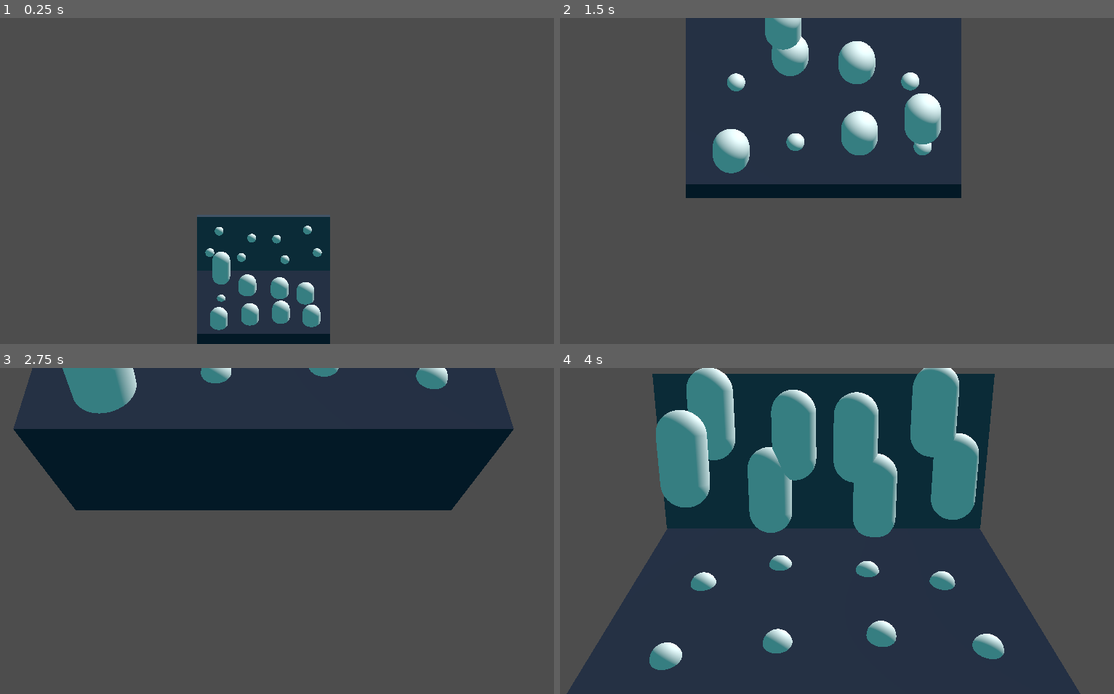
Above: before the commit, frames 1-4 (two rows, left to right).
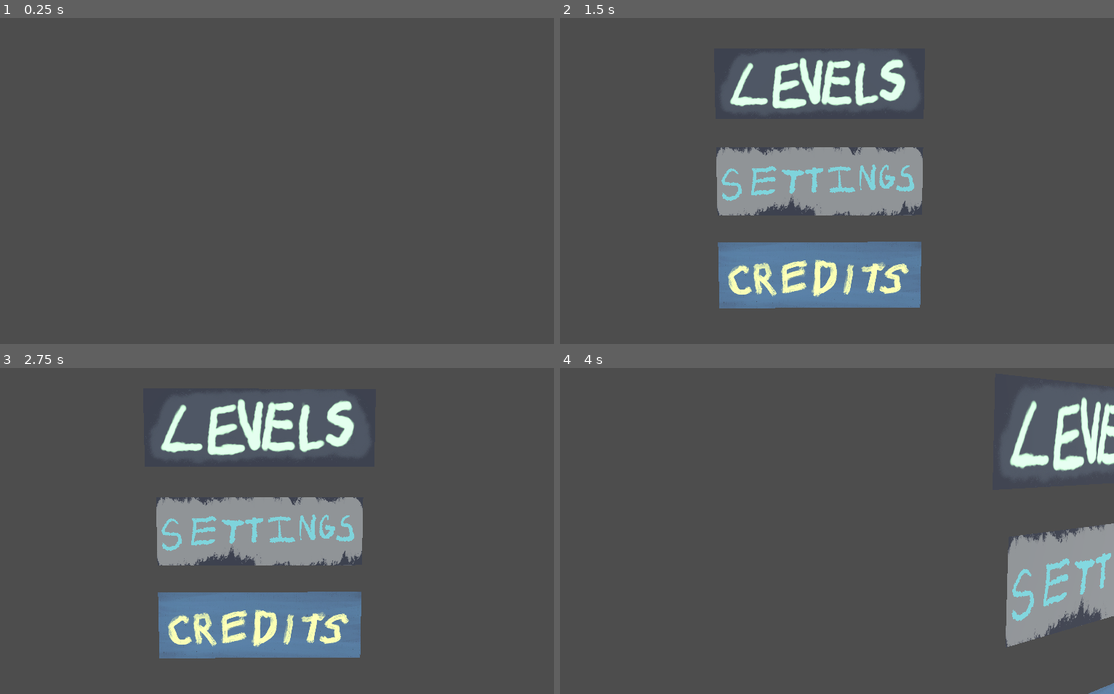
Above: after the commit, the same moments.

Repository: Wake1st/GomiMoni
Game: Godot game, scene res://testing/systems/test_staging_system.tscn
The game is run twice, just before and just after one commit, with the same random seed, the same clock (stepped at 60 frames per second) and the same inputs. The project has no main scene, so this scene is started directly.
Inputs (mouse positions are in pixels of both pictures, inside the frame that each line leads up to):
- Up to frame 1 (0.25 s): no input
- Up to frame 2 (1.5 s): tap Enter (ui_accept) at 0.5, 0.77, 1.07 s; move the mouse to (953, 164) at 0.52 s; hold Right (ui_right) 0.53-1.28 s; hold R 0.53-1.28 s; tap 1 at 0.8, 1.35 s; move the mouse to (709, 197) at 1.27 s; hold Down (ui_down) from 1.28 s (still down)
- Up to frame 3 (2.75 s): tap Enter (ui_accept) at 1.52, 1.82 s; tap 2 at 1.55 s; move the mouse to (321, 459) at 2.02 s; release Down (ui_down) at 2.03 s; hold Right (ui_right) from 2.03 s (still down); hold 2 from 2.03 s (still down); tap 3 at 2.3 s
- Up to frame 4 (4 s): move the mouse to (792, 596) at 2.77 s; release Right (ui_right) at 2.78 s; release 2 at 2.78 s; hold Up (ui_up) 2.78-3.53 s; tap 3 at 2.85 s; tap Enter (ui_accept) at 3.02, 3.05, 3.32 s; move the mouse to (997, 579) at 3.52 s; hold Left (ui_left) from 3.53 s (still down); hold Enter (ui_accept) from 3.53 s (still down); tap R at 3.8 s

The runs differ from the first frame. In frame 1, 9.5% of the frame differs, in the area x 35-60%, y 60-100%; in frame 2, 35%; in frame 3, 49%; in frame 4, 76%, in the area x 1-100%, y 0-100%.
Error before the commit: Invalid call. Nonexistent function 'run' in base 'Nil'. (res://common/level_container.gd:30)

Commit message:
connecting the staging system

Diff:
--- a/common/level_container.gd
+++ b/common/level_container.gd
@@ -2,8 +2,8 @@
 extends Node3D
 
 
+signal level_ready
 signal level_closed
-signal main_selected
 
 @onready var camera: LevelCamera = $LevelCamera
 
@@ -20,13 +20,14 @@
 	level = scene.instantiate()
 	add_child(level)
 	level.completed.connect(leave)
+	emit_signal("level_ready")
 
 
 func open() -> void:
 	camera.open_transition()
 
 
-func run(levelNumber: int = -1) -> void:
+func run() -> void:
 	level.run()
 
 
--- a/common/main_container.gd
+++ b/common/main_container.gd
@@ -6,16 +6,21 @@
 signal level_selection(number: int)
 
 @onready var levelSelector: LevelSelector = $LevelSelector
-@onready var selectorCamera: SelectorCamera = $SelectorCamera
-@onready var selectionCamera: Camera3D = %SelectionCamera
 @onready var mainSelector: MainSelector = $MainSelector
-@onready var cinemaGraph = $CinemaGraph
+@onready var cinemaGraph: CinemaGraph = $CinemaGraph
+@onready var liveCamera: LiveCamera = %LiveCamera
+@onready var rootCamera: Camera3D = %RootCamera
 
 
 func _ready():
 	levelSelector.setup(handle_level_selected)
 	mainSelector.setup(handle_main_selection)
-	selectorCamera.setup(selectionCamera)
+	liveCamera.setup(rootCamera)
+	liveCamera.transition_finished.connect(handle_transition_ended)
+
+
+func open() -> void:
+	liveCamera.open_transition()
 
 
 func run() -> void:
@@ -35,12 +40,17 @@
 
 func handle_level_selected(number: int) -> void:
 	# animate camera through tube
-	selectorCamera.close_transition()
+	liveCamera.close_transition()
+
+	# turn off the ui controls
+	UIController.isActive = false
 
 	# notify staging system for level loading
 	emit_signal("level_selection", number)
 
 
-func handle_transition_ended(_isOpen: bool) -> void:
-	if !_isOpen:
+func handle_transition_ended(isOpen: bool) -> void:
+	if isOpen:
+		run()
+	else:
 		emit_signal("main_closed")
--- a/common/main_container.tscn
+++ b/common/main_container.tscn
@@ -2,9 +2,9 @@
 
 [ext_resource type="Script" uid="uid://bdne33el3fdj8" path="res://common/main_container.gd" id="1_qk1cq"]
 [ext_resource type="PackedScene" uid="uid://kg0m54kenbg3" path="res://ui/level selection/level_selector.tscn" id="2_p1hlh"]
-[ext_resource type="PackedScene" uid="uid://c5kie8hxxn1og" path="res://systems/cinema/selector_camera.tscn" id="3_75d4h"]
 [ext_resource type="PackedScene" uid="uid://m480ad3c2gi1" path="res://systems/cinema/cinema_graph.tscn" id="3_p1hlh"]
 [ext_resource type="PackedScene" uid="uid://c3ocnr7g6di37" path="res://ui/main selection/main_selector.tscn" id="4_xjbkh"]
+[ext_resource type="PackedScene" uid="uid://dqxnxeaax2nlv" path="res://systems/cinema/live_camera.tscn" id="5_xjbkh"]
 
 [sub_resource type="Curve3D" id="Curve3D_75d4h"]
 _data = {
@@ -33,13 +33,10 @@
 [node name="LevelSelector" parent="." instance=ExtResource("2_p1hlh")]
 transform = Transform3D(-0.247405, -0.250773, 0.935897, 9.93977e-09, 0.965926, 0.258819, -0.968912, 0.0640331, -0.238975, -11.042, 1.35486, 4.93904)
 
-[node name="SelectorCamera" parent="." instance=ExtResource("3_75d4h")]
-transform = Transform3D(1, -2.98023e-08, -2.98023e-08, 0, 1, 0, 0, -7.45058e-09, 1, -8.85441, 2.38419e-07, 3.37923)
-
 [node name="MainSelector" parent="." instance=ExtResource("4_xjbkh")]
 transform = Transform3D(0.586372, -0.0381582, 0.809142, 0, 0.99889, 0.0471064, -0.810041, -0.0276219, 0.585721, -3.7813, 2.24657, -2.10447)
 
-[node name="CinemaGraph" parent="." node_paths=PackedStringArray("rootShot", "creditShot", "settingsShot", "selectionShot", "rootCreditPath", "rootSettingsPath", "rootSelectionPath") instance=ExtResource("3_p1hlh")]
+[node name="CinemaGraph" parent="." node_paths=PackedStringArray("rootShot", "creditShot", "settingsShot", "selectionShot", "rootCreditPath", "rootSettingsPath", "rootSelectionPath", "cameraBase", "liveCamera") instance=ExtResource("3_p1hlh")]
 rootShot = NodePath("RootCamera")
 creditShot = NodePath("CreditsCamera")
 settingsShot = NodePath("SettingsCamera")
@@ -47,8 +44,11 @@
 rootCreditPath = NodePath("RootCreditPath")
 rootSettingsPath = NodePath("RootSettingsPath")
 rootSelectionPath = NodePath("RootSelectionPath")
+cameraBase = NodePath("RootCreditPath/CameraBase")
+liveCamera = NodePath("RootCreditPath/CameraBase/LiveCamera")
 
 [node name="RootCamera" type="Camera3D" parent="CinemaGraph"]
+unique_name_in_owner = true
 transform = Transform3D(0.593208, -0.10664, 0.797955, 4.42676e-09, 0.991188, 0.132464, -0.805049, -0.0785787, 0.587981, 1.46704, 3.11834, 1.69597)
 fov = 40.0
 
@@ -64,7 +64,7 @@
 
 [node name="SelectionCamera" type="Camera3D" parent="CinemaGraph"]
 unique_name_in_owner = true
-transform = Transform3D(-0.248301, -0.250714, 0.935676, 2.03783e-09, 0.965926, 0.258819, -0.968683, 0.064265, -0.23984, -8.0287, 2.18153, 4.18534)
+transform = Transform3D(-0.191734, -0.243379, 0.950792, 0, 0.968765, 0.24798, -0.981447, 0.0475462, -0.185745, -7.42717, 2.25339, 3.92385)
 fov = 40.0
 size = 3.73155
 
@@ -74,11 +74,10 @@
 [node name="CameraBase" type="PathFollow3D" parent="CinemaGraph/RootCreditPath"]
 transform = Transform3D(0.341178, 0.593738, 0.728744, 2.98022e-08, 0.77526, -0.631638, -0.939995, 0.215502, 0.264503, 1.07045, 0.870932, 1.69541)
 
-[node name="LiveCamera" type="Camera3D" parent="CinemaGraph/RootCreditPath/CameraBase"]
-transform = Transform3D(0.973157, 0.0288252, -0.228346, 0.154546, 0.653352, 0.741116, 0.170553, -0.756508, 0.631356, 1.19209e-07, 1.74234, -1.41956)
+[node name="LiveCamera" parent="CinemaGraph/RootCreditPath/CameraBase" instance=ExtResource("5_xjbkh")]
+unique_name_in_owner = true
 current = true
 fov = 40.0
-size = 8.0
 
 [node name="RootSettingsPath" type="Path3D" parent="CinemaGraph"]
 curve = SubResource("Curve3D_xjbkh")
--- a/common/shop_container.gd
+++ b/common/shop_container.gd
@@ -2,33 +2,44 @@
 extends Node3D
 
 
-signal shop_closed
-signal main_selected
+signal shop_closed(option: ShopOption.OPTIONS)
 
 @onready var shop = $Shop
 @onready var camera: ShopCamera = $ShopCamera
+@onready var mainOption = $MainOption
+@onready var nextOption = $NextOption
+
+var nextScene: ShopOption.OPTIONS
 
 
 func _ready() -> void:
 	camera.transition_finished.connect(handle_camera_transition_finished)
+	mainOption.selected.connect(handle_option_selection)
+	nextOption.selected.connect(handle_option_selection)
 
 
 func open() -> void:
-	print("opening shop...")
 	camera.open_transition()
 
 
 func run() -> void:
-	print("running shop...")
+	UIController.isActive = true
 
 
 func close() -> void:
-	print("closing shop...")
+	UIController.isActive = false
+
 	camera.close_transition()
+
+
+func handle_option_selection(option: ShopOption.OPTIONS) -> void:
+	nextOption = option
+
+	close()
 
 
 func handle_camera_transition_finished(isOpen: bool) -> void:
 	if isOpen:
 		run()
 	else:
-		emit_signal("shop_closed")
+		emit_signal("shop_closed", nextOption)
--- a/common/shop_container.tscn
+++ b/common/shop_container.tscn
@@ -1,13 +1,25 @@
-[gd_scene load_steps=4 format=3 uid="uid://dayffnlewvx3w"]
+[gd_scene load_steps=7 format=3 uid="uid://dayffnlewvx3w"]
 
 [ext_resource type="Script" uid="uid://dy05sro2ws5n3" path="res://common/shop_container.gd" id="1_0wdwb"]
 [ext_resource type="PackedScene" uid="uid://dsknet41108fj" path="res://ui/shop/shop.tscn" id="2_nf1p8"]
 [ext_resource type="PackedScene" uid="uid://cj2o4yxu4n0fa" path="res://systems/cinema/shop_camera.tscn" id="3_3lbrx"]
+[ext_resource type="PackedScene" uid="uid://dn2yu3j7ummxe" path="res://ui/shop/shop_option.tscn" id="4_aot4u"]
+[ext_resource type="Texture2D" uid="uid://bvidioliq7y01" path="res://assets/images/shop icons/Main_Menu.png" id="5_1fphk"]
+[ext_resource type="Texture2D" uid="uid://kvgajfdovndp" path="res://assets/images/shop icons/Next_Level.png" id="6_cyou0"]
 
 [node name="ShopContainer" type="Node3D"]
 script = ExtResource("1_0wdwb")
 
 [node name="Shop" parent="." instance=ExtResource("2_nf1p8")]
-transform = Transform3D(3, 0, 0, 0, 3, 0, 0, 0, 3, 0, 0, -10)
+transform = Transform3D(3, 0, 0, 0, 3, 0, 0, 0, 3, 0, 0, -12.0754)
 
 [node name="ShopCamera" parent="." instance=ExtResource("3_3lbrx")]
+
+[node name="MainOption" parent="." instance=ExtResource("4_aot4u")]
+transform = Transform3D(1, 0, 0, 0, 0.953423, 0.301638, 0, -0.301638, 0.953423, -2, 3.292, -8.567)
+option = 1
+image = ExtResource("5_1fphk")
+
+[node name="NextOption" parent="." instance=ExtResource("4_aot4u")]
+transform = Transform3D(1, 0, 0, 0, 0.953423, 0.301638, 0, -0.301638, 0.953423, 2, 3.292, -8.567)
+image = ExtResource("6_cyou0")
--- a/levels/Level.gd
+++ b/levels/Level.gd
@@ -2,7 +2,7 @@
 extends Node3D
 
 
-signal completed(moni: float)
+signal completed
 
 @export var moni: float = 1
 @export var swapSystem: VehicleSwapSystem
@@ -38,4 +38,4 @@
 	VehicleController.isActive = false
 
 	# notify container
-	emit_signal("completed", moni)
+	emit_signal("completed")
--- a/levels/LevelList.gd
+++ b/levels/LevelList.gd
@@ -1,7 +1,7 @@
 class_name LevelList
 
 
-static var highestLevel: int = 0
+static var highestLevel: int = -1
 static var items: Dictionary = {
 	0: preload("res://levels/basics/gomi_to_hole.tscn"),
 	1: preload('res://levels/basics/slopes.tscn'),
--- a/systems/cinema/cinema_graph.gd
+++ b/systems/cinema/cinema_graph.gd
@@ -23,8 +23,8 @@
 @export var rootSettingsPath: Path3D
 @export var rootSelectionPath: Path3D
 
-@onready var camera_base: PathFollow3D = $RootCreditPath/CameraBase
-@onready var live_camera: Camera3D = $RootCreditPath/CameraBase/LiveCamera
+@export var cameraBase: PathFollow3D
+@export var liveCamera: LiveCamera
 
 var currentShot: CinemaGraph.STILLS
 var tween: Tween
@@ -43,9 +43,9 @@
 	selectionShot.visible = false
 
 	# match the live camera to the root camera
-	live_camera.global_position = rootShot.global_position
-	live_camera.fov = rootShot.fov
-	live_camera.global_basis = rootShot.global_basis
+	liveCamera.global_position = rootShot.global_position
+	liveCamera.fov = rootShot.fov
+	liveCamera.global_basis = rootShot.global_basis
 
 
 ## connect the end path nodes to the camera transforms
@@ -105,27 +105,27 @@
 
 func traverse(endShot: Camera3D, forward: bool, parent: Path3D = null) -> void:
 	if parent == null:
-		parent = camera_base.get_parent()
+		parent = cameraBase.get_parent()
 
-	if forward and parent != camera_base.get_parent():
-		camera_base.get_parent().remove_child(camera_base)
-		parent.add_child(camera_base)
+	if forward and parent != cameraBase.get_parent():
+		cameraBase.get_parent().remove_child(cameraBase)
+		parent.add_child(cameraBase)
 
 	# setup tween
 	tween = create_tween()
-	tween.set_parallel()
+	tween.set_parallel(true)
 
 	# move camera sled / base
 	var endRatio = 1.0 if forward else 0.0
-	tween.tween_property(camera_base, "progress_ratio", endRatio, transitionDuration)
+	tween.tween_property(cameraBase, "progress_ratio", endRatio, transitionDuration)
 
 	# look at target
-	var currentLook = live_camera.global_position - live_camera.global_basis.z
+	var currentLook = liveCamera.global_position - liveCamera.global_basis.z
 	var finalLook = endShot.global_position - endShot.basis.z
-	tween.tween_method(live_camera.look_at, currentLook, finalLook, lookDuration)
+	tween.tween_method(liveCamera.look_at, currentLook, finalLook, lookDuration)
 
 	# ensure the final basis is correct
-	tween.tween_property(live_camera, "global_basis", endShot.global_basis, transitionDuration)
+	tween.tween_property(liveCamera, "global_basis", endShot.global_basis, transitionDuration)
 
 	# reset to series
 	tween.set_parallel(false)
--- a/systems/cinema/level_camera.gd
+++ b/systems/cinema/level_camera.gd
@@ -21,9 +21,8 @@
 
 
 func _ready() -> void:
-	camera.current = true
-	camera.size = OPENED_SIZE
-	camera.position.z = OPENED_POSITION_Z
+	camera.size = CLOSED_SIZE
+	camera.position.z = CLOSED_POSITION_Z
 
 
 func _process(_delta):
--- /dev/null
+++ b/systems/cinema/live_camera.gd
@@ -0,0 +1,45 @@
+class_name LiveCamera
+extends Camera3D
+
+
+signal transition_finished(isOpen: bool)
+
+const CLOSE_ROTATION: Vector3 = Vector3(-PI/2, 0, 0)
+const DURATION: float = 1.2
+
+var openRotation: Vector3
+var rotationTween: Tween
+
+
+func setup(node: Node3D) -> void:
+	# match the live camera with it's setup
+	global_position = node.global_position
+	global_rotation = node.global_rotation
+	openRotation = rotation
+
+	# ready the camera to be opened
+	rotation.x = CLOSE_ROTATION.x
+
+
+func open_transition() -> void:
+	# first, ensure this is the live camera
+	current = true
+
+	# tween where the camera looks
+	rotationTween = create_tween()
+	rotationTween.tween_property(self, "rotation:x", openRotation.x, DURATION)
+	rotationTween.tween_callback(handle_transition_ended.bind(true))
+
+
+func close_transition() -> void:
+	# first, store the camera rotation for later
+	openRotation = rotation
+
+	# tween where the camera looks
+	rotationTween = create_tween()
+	rotationTween.tween_property(self, "rotation:x", CLOSE_ROTATION.x, DURATION)
+	rotationTween.tween_callback(handle_transition_ended.bind(false))
+
+
+func handle_transition_ended(isOpen: bool) -> void:
+	emit_signal("transition_finished", isOpen)
--- /dev/null
+++ b/systems/cinema/live_camera.tscn
@@ -0,0 +1,6 @@
+[gd_scene load_steps=2 format=3 uid="uid://dqxnxeaax2nlv"]
+
+[ext_resource type="Script" uid="uid://b1xenqbfbwcul" path="res://systems/cinema/live_camera.gd" id="1_wi2bd"]
+
+[node name="LiveCamera" type="Camera3D"]
+script = ExtResource("1_wi2bd")
--- a/systems/cinema/shop_camera.gd
+++ b/systems/cinema/shop_camera.gd
@@ -28,7 +28,6 @@
 
 
 func close_transition() -> void:
-	print("closing shop...")
 	# tween where the camera looks
 	rotationTween = create_tween()
 	rotationTween.tween_property(camera, "rotation:x", CLOSED_ROTATION_X, ROTATION_DURATION)
--- a/systems/staging_system.gd
+++ b/systems/staging_system.gd
@@ -5,22 +5,35 @@
 @onready var shopContainer: ShopContainer = $ShopContainer
 @onready var mainContainer: MainContainer = $MainContainer
 
+var isMainClosed: bool = false
+var isLevelReady: bool = false
+
 
 func _ready() -> void:
 	# connect container signals
+	mainContainer.level_selection.connect(handle_level_selection)
+	mainContainer.main_closed.connect(handle_main_closed)
+	levelContainer.level_ready.connect(handle_level_ready)
 	levelContainer.level_closed.connect(handle_level_closed)
 	shopContainer.shop_closed.connect(handle_shop_closed)
-	levelContainer.main_selected.connect(handle_main_selected)
-	shopContainer.main_selected.connect(handle_main_selected)
-	mainContainer.level_selection.connect(handle_level_selection)
 
 
-func setup(levelNumber: int = -1) -> void:
-	levelContainer.run(levelNumber)
+func setup() -> void:
+	mainContainer.open()
 
 
 func handle_level_selection(number: int) -> void:
 	levelContainer.setup(number)
+
+
+func handle_level_ready() -> void:
+	isLevelReady = true
+	check_to_launch_level()
+
+
+func handle_main_closed() -> void:
+	isMainClosed = true
+	check_to_launch_level()
 
 
 func handle_level_closed() -> void:
@@ -31,10 +44,18 @@
 	levelContainer.swap()
 
 
-func handle_shop_closed() -> void:
-	print("shop closed!")
-	levelContainer.open()
+func handle_shop_closed(option: ShopOption.OPTIONS) -> void:
+	match option:
+		ShopOption.OPTIONS.NEXT:
+			levelContainer.open()
+		ShopOption.OPTIONS.MAIN:
+			mainContainer.open()
 
 
-func handle_main_selected() -> void:
-	print("main selected")
+func check_to_launch_level() -> void:
+	if isLevelReady && isMainClosed:
+		levelContainer.open()
+
+		# reset checking values
+		isLevelReady = false
+		isMainClosed = false
--- a/systems/staging_system.tscn
+++ b/systems/staging_system.tscn
@@ -1,15 +1,9 @@
-[gd_scene load_steps=6 format=3 uid="uid://c2hl4snhbybv0"]
+[gd_scene load_steps=5 format=3 uid="uid://c2hl4snhbybv0"]
 
 [ext_resource type="Script" uid="uid://cu4omvjf0ib8i" path="res://systems/staging_system.gd" id="1_6eqpc"]
 [ext_resource type="PackedScene" uid="uid://cihrsgpa8npn3" path="res://common/level_container.tscn" id="2_q865c"]
 [ext_resource type="PackedScene" uid="uid://dayffnlewvx3w" path="res://common/shop_container.tscn" id="3_6sjan"]
 [ext_resource type="PackedScene" uid="uid://bm3368pcaul5a" path="res://common/main_container.tscn" id="4_6sjan"]
-
-[sub_resource type="Environment" id="Environment_q865c"]
-background_color = Color(0.109804, 0.121569, 0.168627, 1)
-ambient_light_source = 2
-ambient_light_color = Color(0.243137, 0.556863, 0.572549, 1)
-ambient_light_energy = 3.0
 
 [node name="StagingSystem" type="Node3D"]
 script = ExtResource("1_6eqpc")
@@ -21,10 +15,3 @@
 
 [node name="MainContainer" parent="." instance=ExtResource("4_6sjan")]
 transform = Transform3D(-0.258819, 0, 0.965926, 0, 1, 0, -0.965926, 0, -0.258819, 0, -14, 0)
-
-[node name="WorldEnvironment" type="WorldEnvironment" parent="."]
-environment = SubResource("Environment_q865c")
-
-[node name="Sun" type="DirectionalLight3D" parent="."]
-transform = Transform3D(0.707107, 0.5, 0.5, 0, -0.707107, 0.707107, 0.707107, -0.5, -0.5, 0, 0, 0)
-light_energy = 3.0
--- /dev/null
+++ b/testing/stages/test_shop_container.gd
@@ -0,0 +1,16 @@
+extends Node3D
+
+@onready var shopContainer = $ShopContainer
+
+
+func _ready() -> void:
+	shopContainer.shop_closed.connect(handle_shop_closed)
+
+
+func _input(_event) -> void:
+	if Input.is_key_pressed(KEY_R):
+		shopContainer.open()
+
+
+func handle_shop_closed(option: ShopOption.OPTIONS) -> void:
+	print("shop closed! option: %s" % option)
--- /dev/null
+++ b/testing/stages/test_shop_container.tscn
@@ -0,0 +1,17 @@
+[gd_scene load_steps=4 format=3 uid="uid://b15oogham0yeh"]
+
+[ext_resource type="Script" uid="uid://bte4n7lybfol" path="res://testing/stages/test_shop_container.gd" id="1_6hy1a"]
+[ext_resource type="PackedScene" uid="uid://dayffnlewvx3w" path="res://common/shop_container.tscn" id="1_i1r45"]
+
+[sub_resource type="Environment" id="Environment_6hy1a"]
+ambient_light_source = 2
+ambient_light_color = Color(0.243137, 0.556863, 0.572549, 1)
+ambient_light_energy = 1.32
+
+[node name="TestShopContainer" type="Node3D"]
+script = ExtResource("1_6hy1a")
+
+[node name="ShopContainer" parent="." instance=ExtResource("1_i1r45")]
+
+[node name="WorldEnvironment" type="WorldEnvironment" parent="."]
+environment = SubResource("Environment_6hy1a")
--- a/testing/systems/test_staging_system.gd
+++ b/testing/systems/test_staging_system.gd
@@ -1,21 +1,8 @@
 extends Node3D
 
 
-@onready var levelScene: PackedScene = preload("res://mechanics/goal.tscn")
-@onready var staging_system: StagingSystem = $StagingSystem
-
-var isAtShop: bool = false
+@onready var stagingSystem: StagingSystem = $StagingSystem
 
 
 func _ready():
-	staging_system.setup()
-
-
-func _input(_event):
-	if Input.is_key_pressed(KEY_1):
-		if isAtShop:
-			staging_system.shopContainer.close()
-			isAtShop = false
-		else:
-			staging_system.levelContainer.leave()
-			isAtShop = true
+	stagingSystem.setup()
--- a/testing/systems/test_staging_system.tscn
+++ b/testing/systems/test_staging_system.tscn
@@ -15,3 +15,7 @@
 
 [node name="WorldEnvironment" type="WorldEnvironment" parent="."]
 environment = SubResource("Environment_vlbab")
+
+[node name="Sun" type="DirectionalLight3D" parent="."]
+transform = Transform3D(0.707107, 0.5, 0.5, 0, -0.707107, 0.707107, 0.707107, -0.5, -0.5, 0, 0, 0)
+light_energy = 3.0
--- a/ui/level selection/level_selector.gd
+++ b/ui/level selection/level_selector.gd
@@ -3,5 +3,11 @@
 
 
 func setup(callback: Callable) -> void:
+	var highestAllowedLevel = LevelList.highestLevel + 1
 	for child: LevelOption in get_children():
+		# pass selection signal
 		child.selected.connect(callback)
+
+		# ensure only allowed levels are clickable
+		if child.number <= highestAllowedLevel:
+			child.enable(true)
--- a/ui/main selection/main_option.gd
+++ b/ui/main selection/main_option.gd
@@ -26,9 +26,9 @@
 
 func _ready() -> void:
 	# set the level image
-	#var material: StandardMaterial3D = StandardMaterial3D.new()
-	#material.albedo_texture = image
-	#mesh.set_surface_override_material(0, material)
+	var material: StandardMaterial3D = StandardMaterial3D.new()
+	material.albedo_texture = image
+	mesh.set_surface_override_material(0, material)
 
 	# set animation values
 	basePosition = position
--- a/ui/main selection/main_selector.tscn
+++ b/ui/main selection/main_selector.tscn
@@ -1,17 +1,23 @@
-[gd_scene load_steps=3 format=3 uid="uid://c3ocnr7g6di37"]
+[gd_scene load_steps=6 format=3 uid="uid://c3ocnr7g6di37"]
 
 [ext_resource type="PackedScene" uid="uid://qbltk6w84prr" path="res://ui/main selection/main_option.tscn" id="1_4w2md"]
 [ext_resource type="Script" uid="uid://bdie6kvjlu6e7" path="res://ui/main selection/main_selector.gd" id="1_f44kl"]
+[ext_resource type="Texture2D" uid="uid://cs2ku1sva3qdc" path="res://assets/images/menu icons/Levels.png" id="3_p7wst"]
+[ext_resource type="Texture2D" uid="uid://c78mcasbkp6n0" path="res://assets/images/menu icons/Settings.png" id="4_rm0ac"]
+[ext_resource type="Texture2D" uid="uid://7yh768kxni6b" path="res://assets/images/menu icons/Credits.png" id="5_s6vg7"]
 
 [node name="MainSelector" type="Node3D"]
 script = ExtResource("1_f44kl")
 
 [node name="LevelsOption" parent="." instance=ExtResource("1_4w2md")]
 transform = Transform3D(1, 0, 0, 0, 1, 0, 0, 0, 1, 0, 1.4, 0)
+image = ExtResource("3_p7wst")
 
 [node name="SettingsOption" parent="." instance=ExtResource("1_4w2md")]
 option = 1
+image = ExtResource("4_rm0ac")
 
 [node name="CreditsOption" parent="." instance=ExtResource("1_4w2md")]
 transform = Transform3D(1, 0, 0, 0, 1, 0, 0, 0, 1, 0, -1.4, 0)
 option = 2
+image = ExtResource("5_s6vg7")
--- a/ui/shop/shop.gd
+++ b/ui/shop/shop.gd
@@ -43,6 +43,10 @@
 
 
 func _process(delta):
+	# ensure the player cannot interact when inactive
+	if !UIController.isActive:
+		return
+
 	var uiSelection = UIController.get_selection()
 	if uiSelection == UIController.SELECTION.CANCEL:
 		# do cancel
Not shown, added: systems/cinema/live_camera.gd.uid
Not shown, added: testing/stages/test_shop_container.gd.uid
